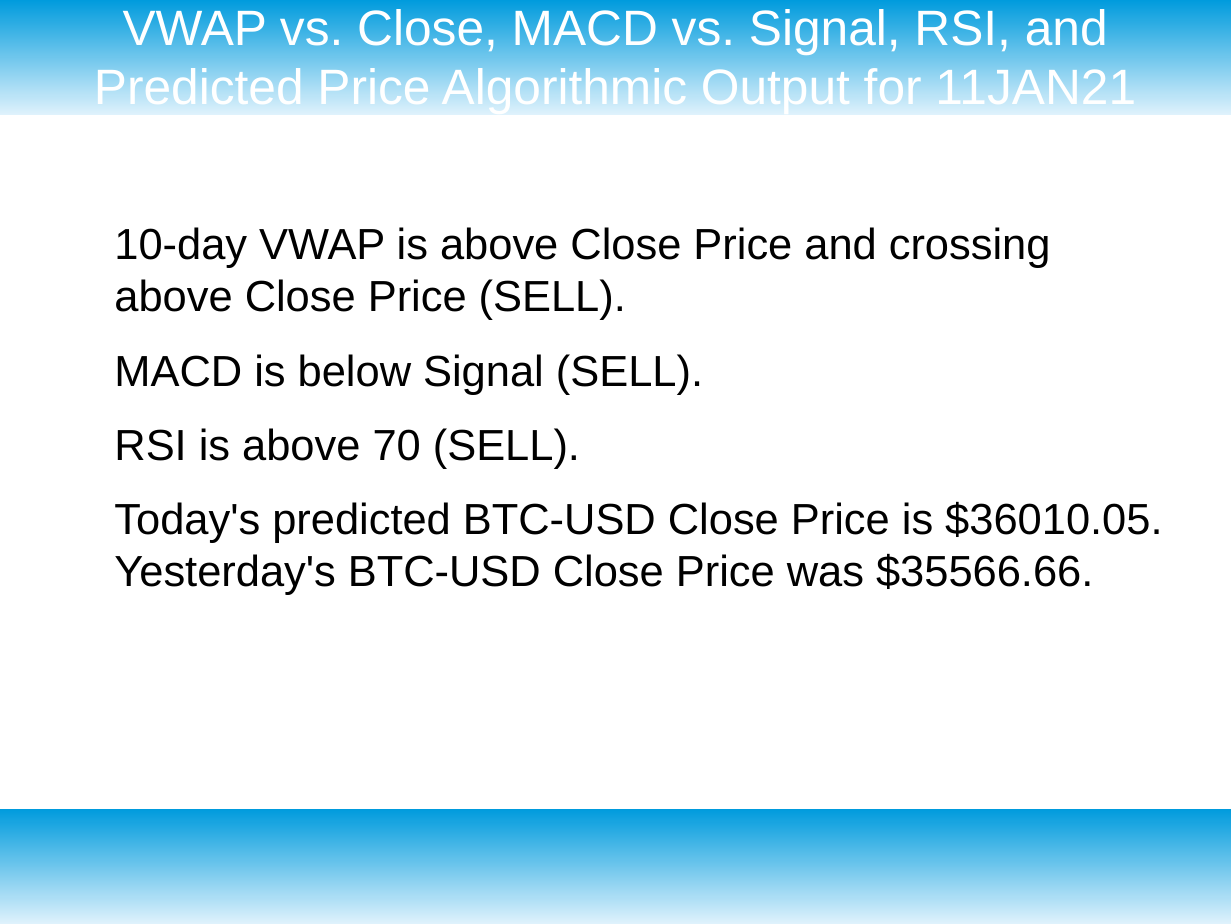
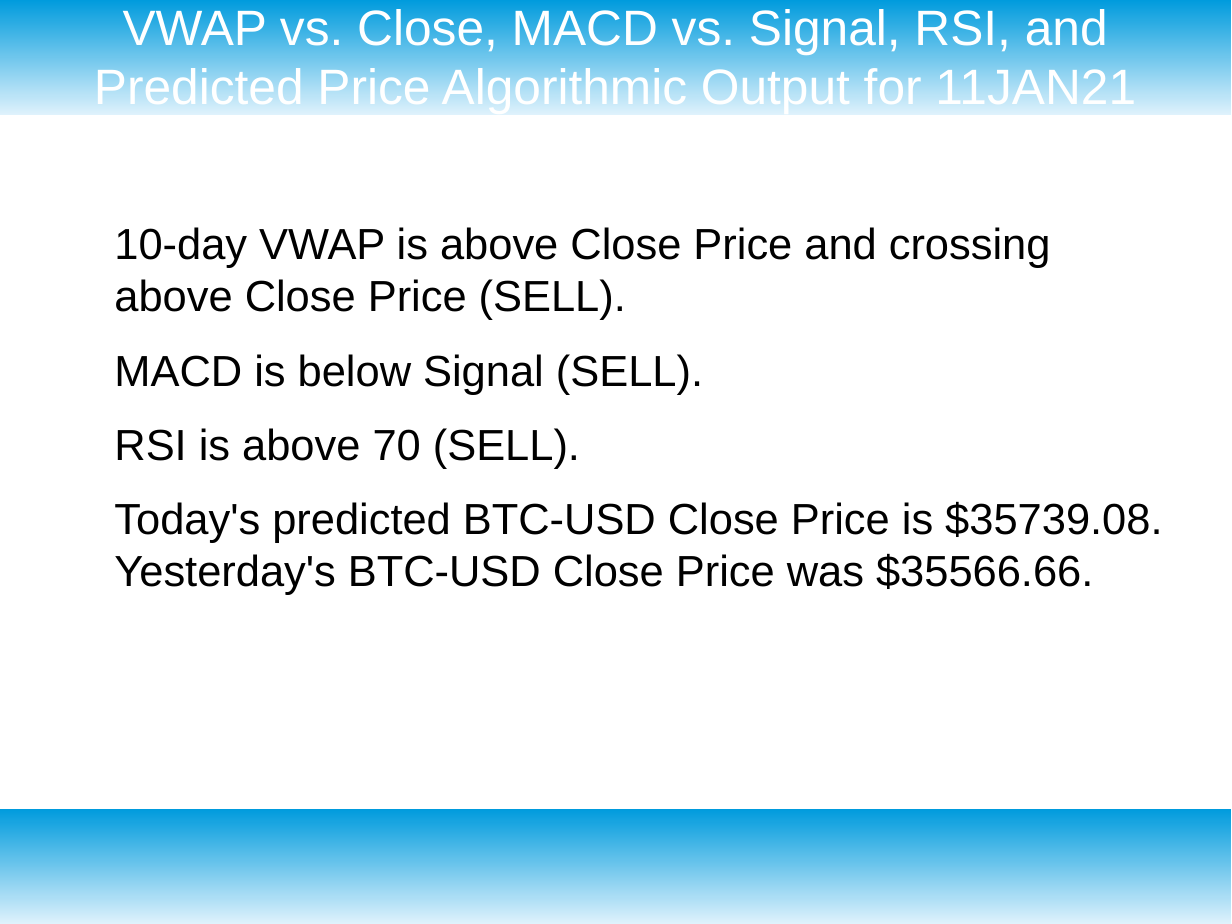
Before and after one commit to Johnson202/Bitcoin-Predictor-Model, a slide deck: slide 19 of Presentation.odp (slide 17 before the commit). Drawn at 1232x924 pixels with LibreOffice and Linux fonts; fonts in the diff are those of the drawing. Boxes give left, top, right and bottom in pixels: in the first picture for what was removed or moved away, otherwise in the second. Text is boxed around its words. In the diff, an @@ line names an element or a change of style, - is before the commit and + after.

```diff
--- a/Presentation.odp
+++ b/Presentation.odp
@@ text at (114,501,1162,595): text changed @@
-Today's predicted BTC-USD Close Price is $36010.05. Yesterday's BTC-USD Close Price was $35566.66.
+Today's predicted BTC-USD Close Price is $35739.08. Yesterday's BTC-USD Close Price was $35566.66.
```
Also in this commit, not shown: 7 other slides changed, 2 slides added, 2 other files.
